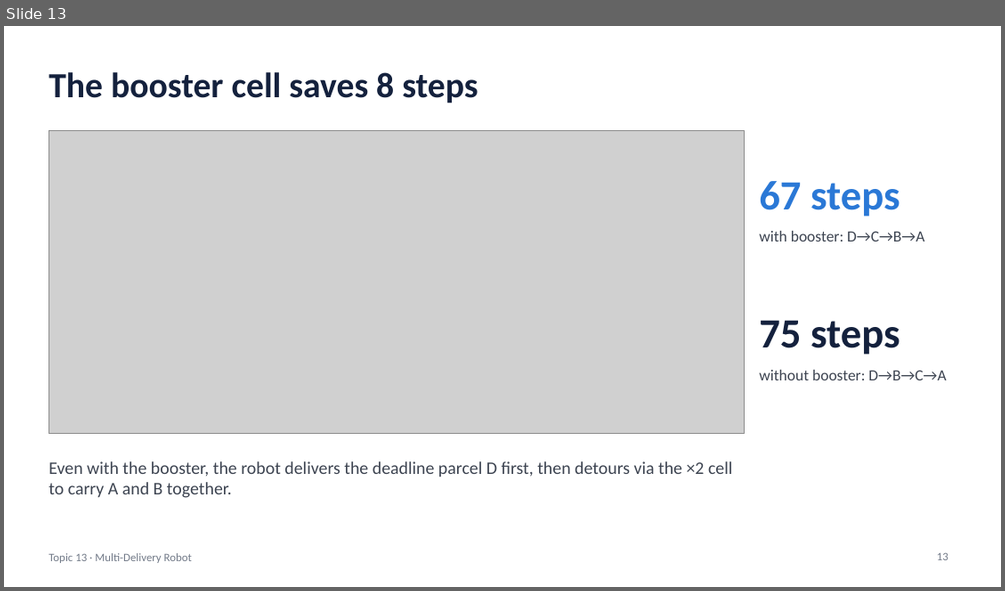
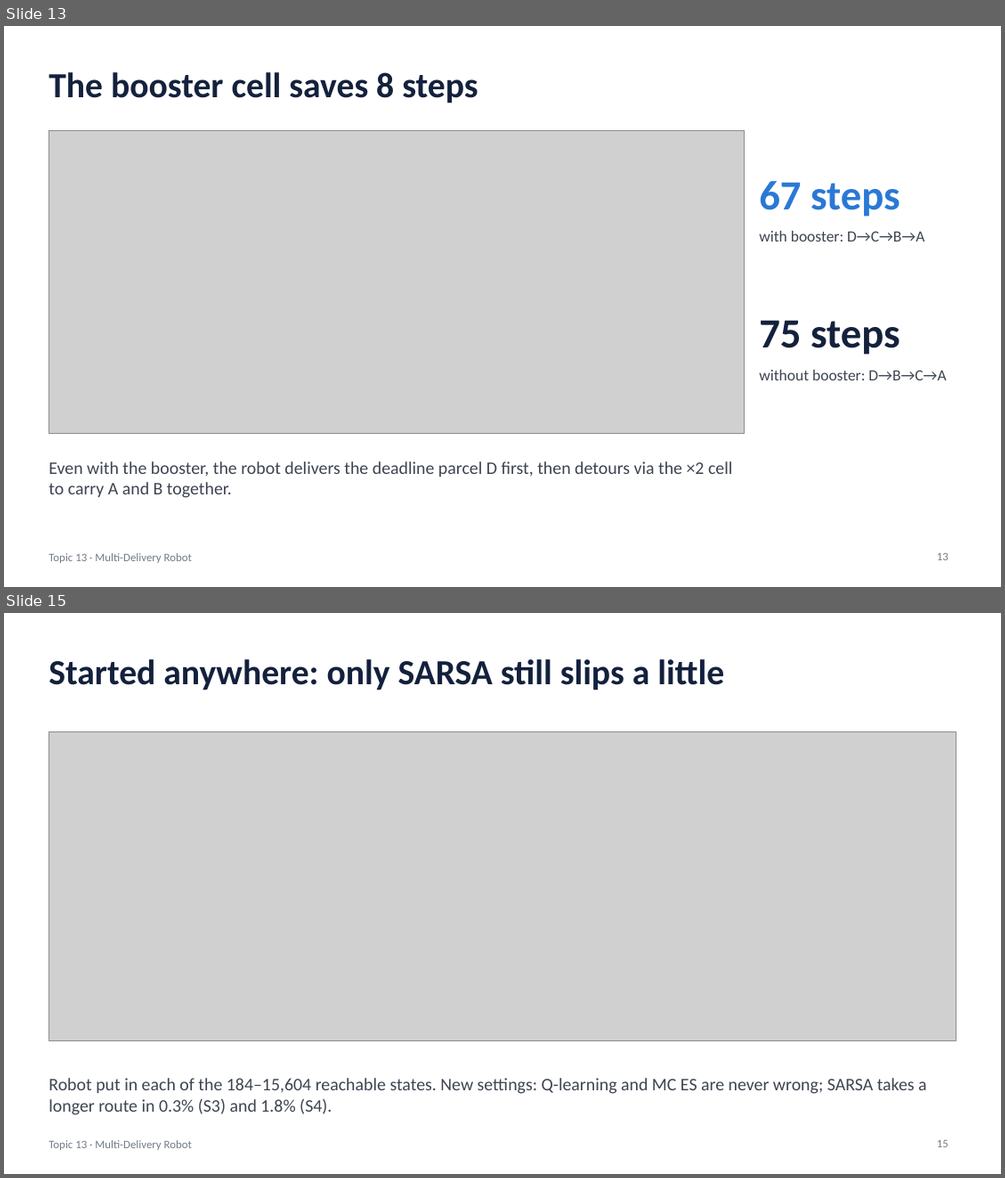
Before and after one commit to Qwup2112/multi-delivery-robot-rl, a slide deck: Nguyen_Quang_Trungg-22011211/Slides_Topic13_MultiDeliveryRobot.pptx. Shown one above the other, each under a label of ours: slide 13 before the commit, slides 13 and 15 after it; the slides between them are not shown. The pictures are 1005x591 and 1005x1178 pixels, drawn with LibreOffice and Linux fonts; fonts in the diff are those of the drawing; grey boxes stand for pictures. Boxes give left, top, right and bottom in pixels: in the first picture for what was removed or moved away, otherwise in the second. Text is boxed around its words. In the diff, an @@ line names an element or a change of style, - is before the commit and + after.

```diff
--- a/Nguyen_Quang_Trungg-22011211/Slides_Topic13_MultiDeliveryRobot.pptx
+++ b/Nguyen_Quang_Trungg-22011211/Slides_Topic13_MultiDeliveryRobot.pptx
@@ slide 15 added at <box>4,613,1001,1174</box>, background #FFFFFF; not listed: 1 template element that a slide beside it also shows @@
@@ title added at <box>48,659,724,690</box>, 34 pt, text #14213D, bold @@
+Started anywhere: only SARSA still slips a little
@@ picture added at <box>48,731,956,1040</box> @@
@@ text added at <box>48,1078,927,1115</box>, 17 pt, text #3D4451 @@
+Robot put in each of the 184–15,604 reachable states. New settings: Q-learning and MC ES are never wrong; SARSA takes a longer route in 0.3% (S3) and 1.8% (S4).
@@ page number added at <box>937,1140,948,1147</box>, 11 pt, text #737B89 @@
+15
```
Also in this commit, not shown: 3 slides changed, 5 other slides added, 2 other files.
